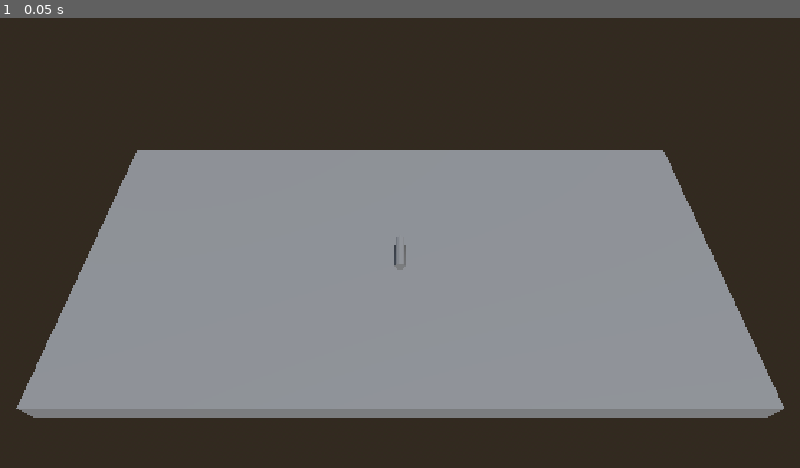
Above: before the commit, frame 1.
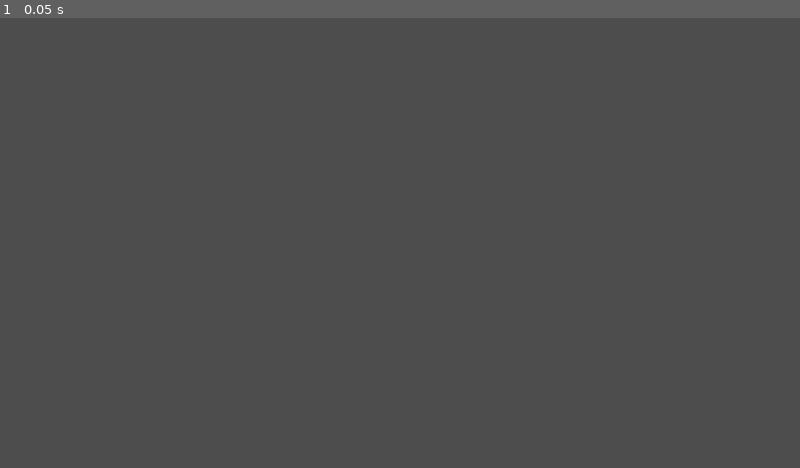
Above: after the commit, the same moment.

Repository: PortalGolem/BrackeysGameJam20262
Game: Godot game, scene res://Scenes/pop_up.tscn
Two runs of this game, one before a commit and one after it. Both use one fixed random seed, a clock stepped at 60 frames per second and the inputs below. Before the commit the project starts from res://Scenes/TableSpace.tscn.
Inputs:
- Up to frame 1 (0.05 s): no input

The runs differ from the first frame. In frame 1, 100% of the frame differs, in the area x 0-100%, y 0-100%.

Commit message:
POST IT NOTE CODE

Diff:
--- /dev/null
+++ b/Scenes/pop_up.gd
@@ -0,0 +1,55 @@
+
+extends CanvasLayer
+
+var char_spd = 0.04
+var char_cur = 0
+@export var text = "\n\n\nHey Dan! Could you send this over to Stacy upstairs?\n\n Best, \n Nathan"
+
+var opacity = 0
+var opacity_speed = 0.001
+var position_offset = 80
+var fade_out = false
+
+var color = "yellow"
+
+
+# Called when the node enters the scene tree for the first time.
+func _ready() -> void:
+	if color == "yellow":
+		$Control/ColorRect.color = Color(0.925, 0.914, 0.42)
+	if color == "blue":
+		$Control/ColorRect.color = Color(0.53, 0.978, 0.926)
+	if color == "pink":
+		$Control/ColorRect.color = Color(0.993, 0.839, 0.885)
+
+	$Control.position.y = $Control.position.y - position_offset
+
+	pass # Replace with function body.
+
+
+# Called every frame. 'delta' is the elapsed time since the previous frame.
+func _process(delta: float) -> void:
+
+#fade in anim
+	if fade_out == false:
+		if opacity <= 1:
+			opacity += opacity_speed
+			$Control.modulate.a = opacity
+			$Control.position.y += position_offset/(1/opacity_speed)
+
+	if opacity >= 1:
+	#writing in the text
+		char_cur += char_spd
+		var text_cur = text.substr(0, char_cur)
+		$Control/ColorRect/RichTextLabel.text = text_cur
+		pass
+
+	if Input.is_action_just_pressed("m_left"):
+		fade_out = true
+
+	if fade_out == true:
+		opacity-= opacity_speed
+		$Control.modulate.a = opacity
+		$Control.position.y -= position_offset/(1/opacity_speed)
+		if opacity == 0:
+			self.queue_free()
--- /dev/null
+++ b/Scenes/pop_up.tscn
@@ -0,0 +1,48 @@
+[gd_scene format=3 uid="uid://f84b7diwus4n"]
+
+[ext_resource type="Script" uid="uid://cso0qh67tq0x6" path="res://Scenes/pop_up.gd" id="1_tv3en"]
+
+[sub_resource type="SystemFont" id="SystemFont_3fiop"]
+
+[node name="CanvasLayer" type="CanvasLayer" unique_id=1171853667]
+follow_viewport_enabled = true
+script = ExtResource("1_tv3en")
+
+[node name="Control" type="Control" parent="." unique_id=35198555]
+self_modulate = Color(1.084, 1.084, 1.084, 1)
+layout_mode = 3
+anchors_preset = 8
+anchor_left = 0.5
+anchor_top = 0.5
+anchor_right = 0.5
+anchor_bottom = 0.5
+offset_left = -20.0
+offset_top = -20.0
+offset_right = 20.0
+offset_bottom = 20.0
+grow_horizontal = 2
+grow_vertical = 2
+
+[node name="ColorRect" type="ColorRect" parent="Control" unique_id=1679228236]
+layout_mode = 0
+offset_right = 40.0
+offset_bottom = 40.0
+scale = Vector2(12.175, 12.175)
+pivot_offset_ratio = Vector2(0.5, 0.5)
+color = Color(0.993, 0.839, 0.885, 1)
+
+[node name="RichTextLabel" type="RichTextLabel" parent="Control/ColorRect" unique_id=1056683117]
+layout_mode = 1
+anchors_preset = 15
+anchor_right = 1.0
+anchor_bottom = 1.0
+offset_left = 2.5
+offset_top = 2.5
+offset_right = -2.5
+offset_bottom = -2.5
+grow_horizontal = 2
+grow_vertical = 2
+theme_override_colors/default_color = Color(0, 0, 0, 1)
+theme_override_fonts/normal_font = SubResource("SystemFont_3fiop")
+theme_override_font_sizes/normal_font_size = 2
+scroll_active = false
--- a/project.godot
+++ b/project.godot
@@ -11,7 +11,7 @@
 [application]
 
 config/name="Brackeys GameJam"
-run/main_scene="uid://cvlrfj50brt4"
+run/main_scene="uid://f84b7diwus4n"
 config/features=PackedStringArray("4.7", "GL Compatibility")
 config/icon="res://icon.svg"
 
@@ -19,6 +19,10 @@
 
 window/stretch/mode="canvas_items"
 window/stretch/aspect="expand"
+
+[gui]
+
+theme/default_font_multichannel_signed_distance_field=true
 
 [input]
 
--- /dev/null
+++ b/scripts/Post-It-Constructor.gd
@@ -0,0 +1,10 @@
+class_name PostIt
+extends Node2D
+
+var postit = preload("res://Scenes/pop_up.tscn")
+
+func create(text, color):
+	var instance = postit.instantiate()
+	add_child(instance)
+	instance.text = text
+	instance.color = color
Binary file added: PlaywriteDELAGuides-Regular.ttf
Not shown, added: PlaywriteDELAGuides-Regular.ttf.import
Binary file added: PressStart2P-Regular.ttf
Not shown, added: PressStart2P-Regular.ttf.import
Not shown, added: Scenes/pop_up.gd.uid
Binary file added: Scenes/yellow-sticky-note-with-red-pushpin-free-png.webp
Not shown, added: Scenes/yellow-sticky-note-with-red-pushpin-free-png.webp.import
Not shown, added: scripts/Post-It-Constructor.gd.uid
